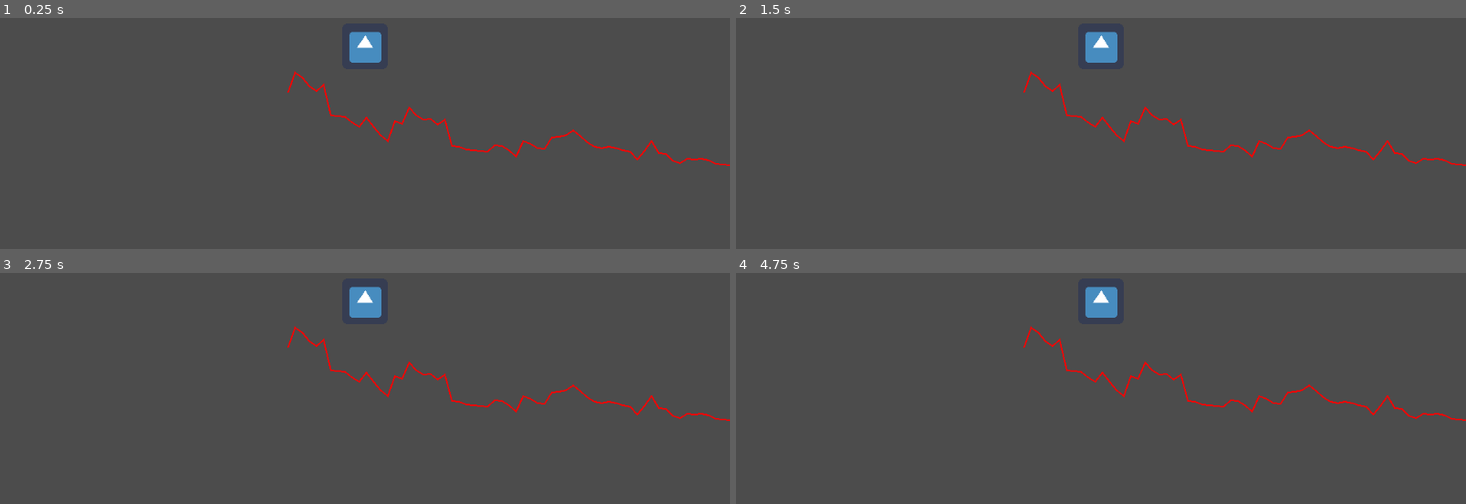
Above: before the commit, frames 1-4 (two rows, left to right).
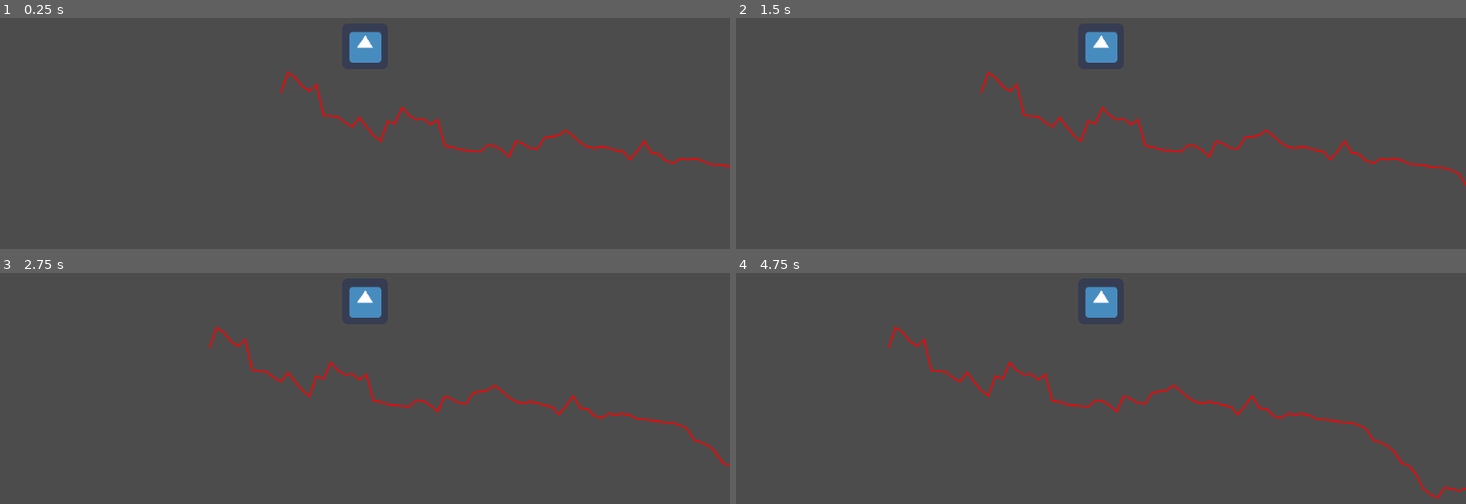
Above: after the commit, the same moments.

Repository: majormunky/advent_of_code
Game: Godot game, scene res://World.tscn
Two runs of this game, one before a commit and one after it. Both use one fixed random seed, a clock stepped at 60 frames per second and the inputs below. The engine's default icon, where the game draws it, is replaced by a stand-in: a white triangle on a blue panel in a dark square.
Inputs:
- Up to frame 1 (0.25 s): no input
- Up to frame 2 (1.5 s): no input
- Up to frame 3 (2.75 s): no input
- Up to frame 4 (4.75 s): no input

The runs differ from the first frame. In frame 1, 1.3% of the frame differs, in the area x 38-100%, y 22-65%; in frame 2, 1.5%; in frame 3, 1.5%; in frame 4, 1.7%, in the area x 20-100%, y 22-98%.
Error before the commit: Attempt to call function 'get_collision_point' in base 'null instance' on a null instance. (res://Submarine.gd:16)

Commit message:
Updated submarine script for raycast stuff

Diff:
--- a/2021/godot/day1/Submarine.tscn
+++ b/2021/godot/day1/Submarine.tscn
@@ -17,3 +17,7 @@
 
 [node name="Camera2D" type="Camera2D" parent="."]
 current = true
+
+[node name="RayCast2D" type="RayCast2D" parent="."]
+cast_to = Vector2( 0, 100 )
+collide_with_areas = true
